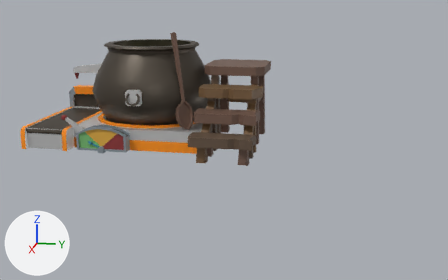
Renders of the FBX model Assets/_/_ART/_3D/3DModels/Workstation/3D_workstation_cooking pot.fbx from each side of a commit.
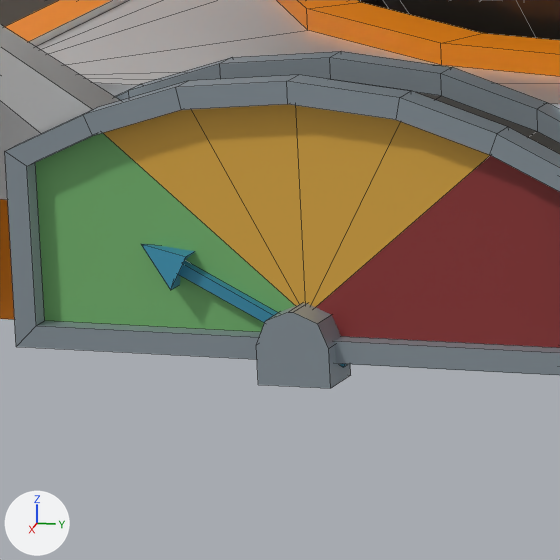
Each version is shown whole from a camera (50 mm lens) standing at (13.27, 5.14, 2.37) and looking at (5.23, 3.53, 0.36), then close up on the part from 17% to 28% of the width and 43% to 60% of the height. The axes (+X, +Y, +Z) are drawn at lower left. The lights are the same throughout. The close-ups show mesh edges as thin lines. Where no turn or scale is listed for an object, it has been applied to the vertices.

The first close-up shows '3D_workstation_cooking pot_lever', '3D_workstation_cooking pot_pointer', '3D_workstation_cooking pot_station'.
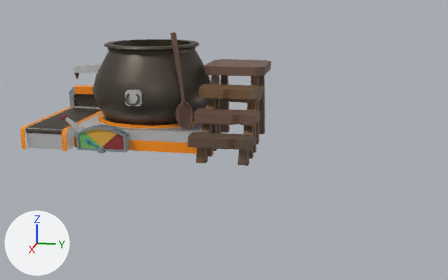
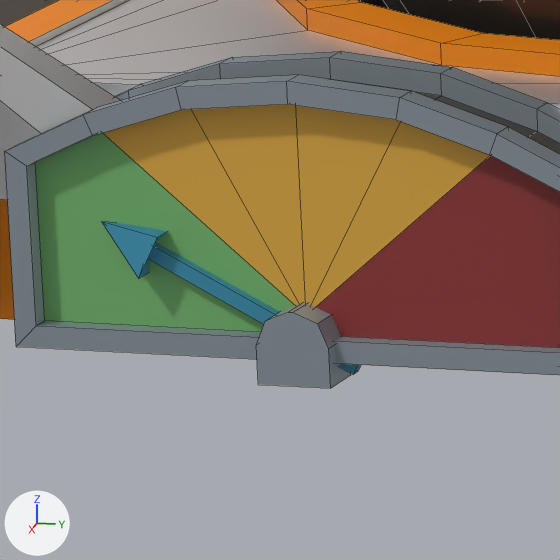
The newer file is also turned or shifted as a whole; pictures and numbers use the older file's frame.

Pixel boxes (x1, y1, x2, y2) of what changed, in the close-ups (560 x 560 px):
'3D_workstation_cooking pot_station.002', added (cyan)
    after: (102, 221, 361, 374)
'3D_workstation_cooking pot_pointer', deleted (cyan)
    before: (141, 244, 348, 367)

What changed in the scene script:
```text
Add me_cube_021:
    me_cube_021.from_pydata([(-0.021, -0.268, 0.165), (-0.05, -0.209, 0.099), (0.008, -0.209, 0.099), (-0.05, -0.18, 0.155), (0.008, -0.18, 0.155), (-0.012, -0.198, 0.14), (-0.03, -0.198, 0.14), (-0.012, 0.074, 0.001), (-0.03, 0.074, 0.001), (-0.012, -0.207, 0.123), (-0.03, -0.207, 0.123), (-0.012, 0.065, -0.017), (-0.03, 0.065, -0.017)], [], [(12, 11, 9, 10), (10, 9, 2, 1), (6, 5, 7, 8), (8, 7, 11, 12), (10, 6, 8, 12), (5, 9, 11, 7), (1, 2, 0), (9, 5, 4, 2), (5, 6, 3, 4), (6, 10, 1, 3), (2, 4, 0), (3, 1, 0), (4, 3, 0)])
    me_cube_021.materials.append(mat_mat_workstation_bleu)  # cyan #368caa
Remove ob_3d_workstation_cooking_pot_pointer:
    ob_3d_workstation_cooking_pot_pointer = bpy.data.objects.new('3D_workstation_cooking pot_pointer', me_cube_007)
    ob_3d_workstation_cooking_pot_pointer.location = (4.851, 1.591, 0.003)
Add ob_3d_workstation_cooking_pot_station_002:
    ob_3d_workstation_cooking_pot_station_002 = bpy.data.objects.new('3D_workstation_cooking pot_station.002', me_cube_021)
    ob_3d_workstation_cooking_pot_station_002.location = (4.851, 1.591, 0.003)
```
